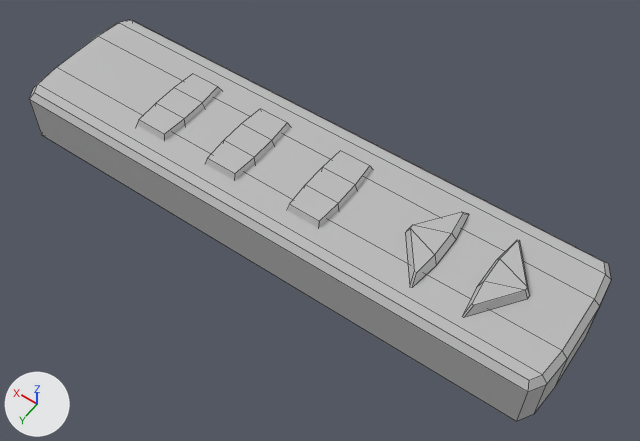
The FBX model Assets/3d Assets/BedControl.fbx: old version first, new version second.
Camera for both pictures: a 50 mm camera at (-0.658, 0.848, 1.288) aimed at (-0.06, 0.012, -0.026). The lights are fixed; the arrows at lower left show +X, +Y and +Z. Mesh edges are drawn as thin lines.

The first picture shows 'Bedcontrol'.
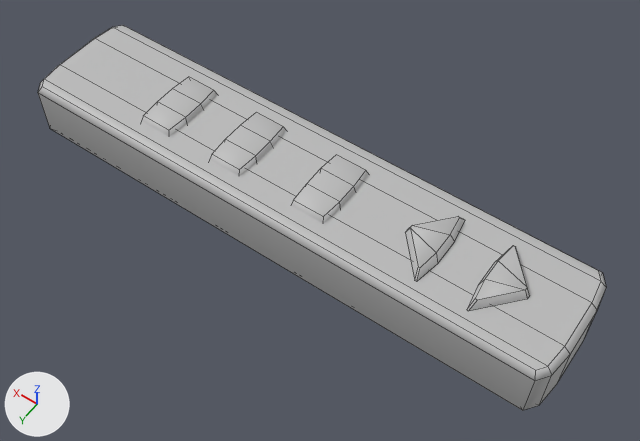
Location of each change, (x1, y1, x2, y2) in pixels of the pictures (640 x 441 px):
'Bedcontrol', rescaled: before (29, 20, 611, 421); after (38, 25, 606, 411)

Patch to the scene script:
```diff
--- a/Assets/3d Assets/BedControl.fbx.py
+++ b/Assets/3d Assets/BedControl.fbx.py
@@ me_mesh @@
 me_mesh.from_pydata(...)  # 128 vertices, 101 faces; spans x -57.3..57.3, y -6.3..8.1, z -14.8..14.8
 # used by ob_bedcontrol; location = (0.0, 0.0, 0.0); rotation_euler = (1.571, 0.0, 0.0), in degrees (90, 0, 0); scale = (0.01, 0.01, 0.01)
+# me_mesh part 1: edges marked sharp go from 124 to 0
 me_mesh.materials.append(mat_lambert1)
@@ ob_bedcontrol @@
 ob_bedcontrol.rotation_euler = (1.571, 0.0, 0.0)  # degrees (90, 0, 0)
-ob_bedcontrol.scale = (0.01, 0.01, 0.01)
+ob_bedcontrol.scale = (0.01, 0.01, 0.00845)
```
